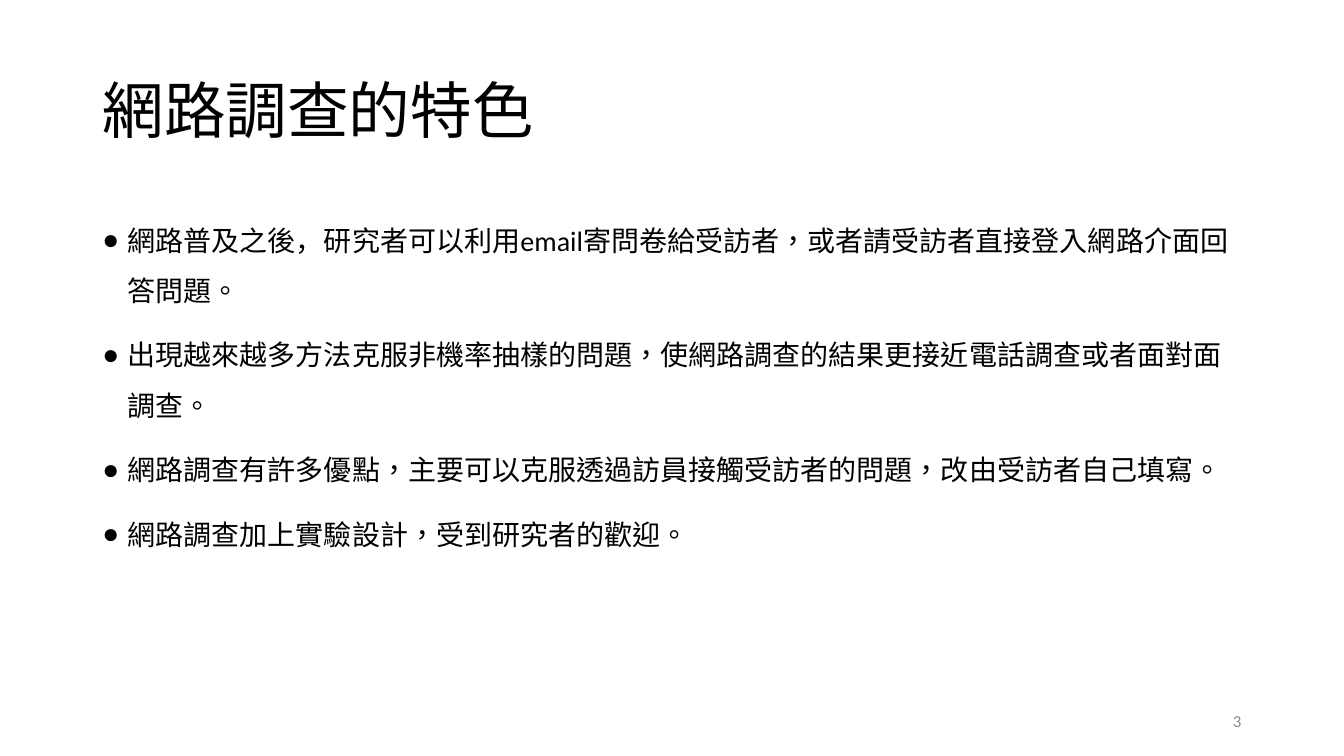
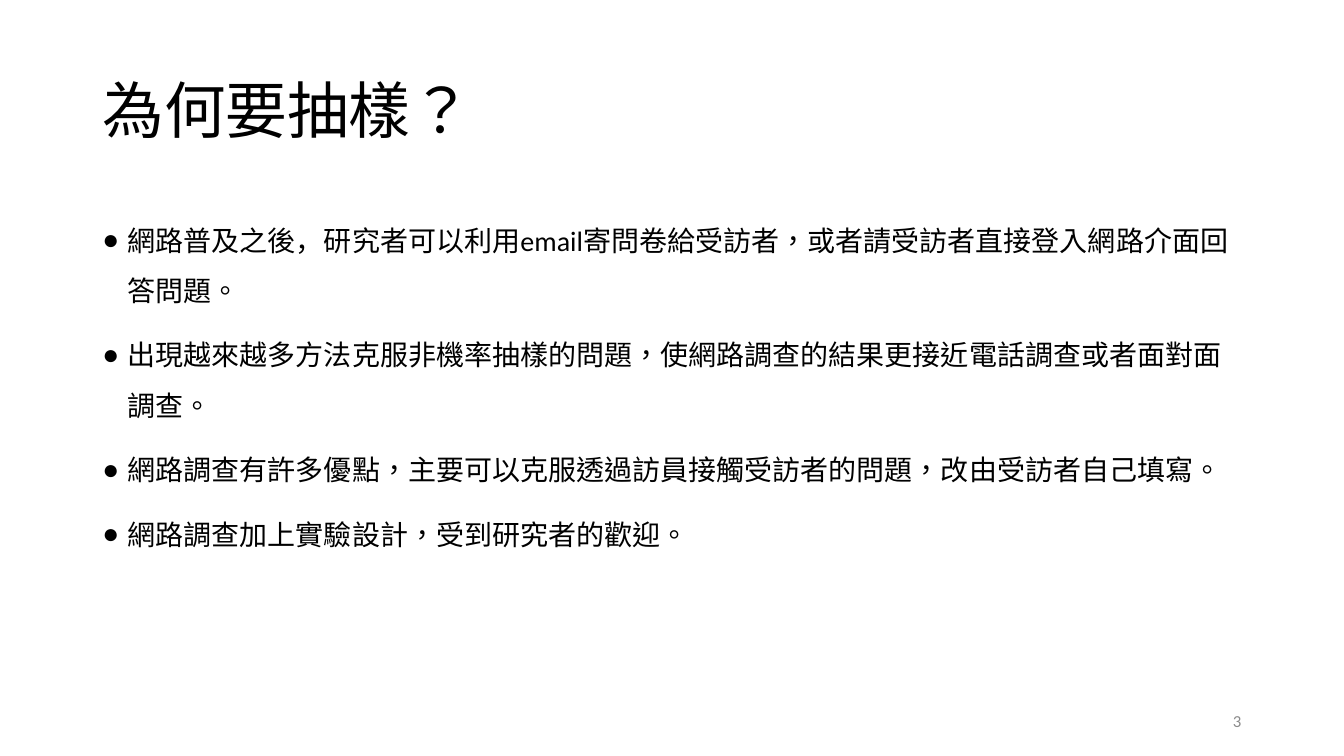
Before and after one commit to TsaiChiahung/PublicOpinion2026, a slide deck: slide 3 of 投影片/民意與調查Week5.pptx. Drawn at 1344x756 pixels with LibreOffice and Linux fonts; fonts in the diff are those of the drawing. Boxes give left, top, right and bottom in pixels: in the first picture for what was removed or moved away, otherwise in the second. Text is boxed around its words. In the diff, an @@ line names an element or a change of style, - is before the commit and + after.

```diff
--- a/投影片/民意與調查Week5.pptx
+++ b/投影片/民意與調查Week5.pptx
@@ title at bbox=[102, 81, 472, 138]: text changed @@
-網路調查的特色
+為何要抽樣？
```
Also in this commit, not shown: 1 other slide changed, 1 slide added, 1 other file.
